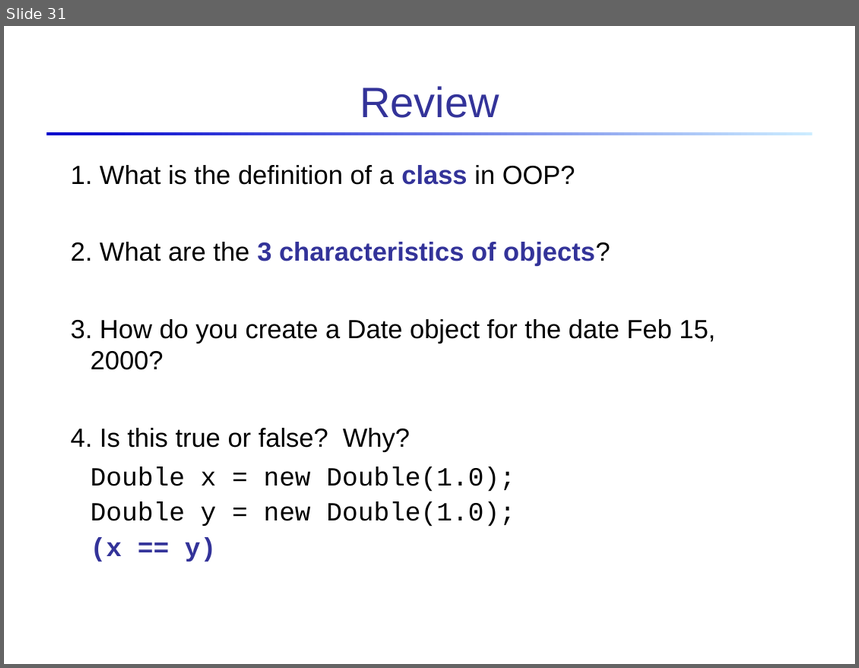
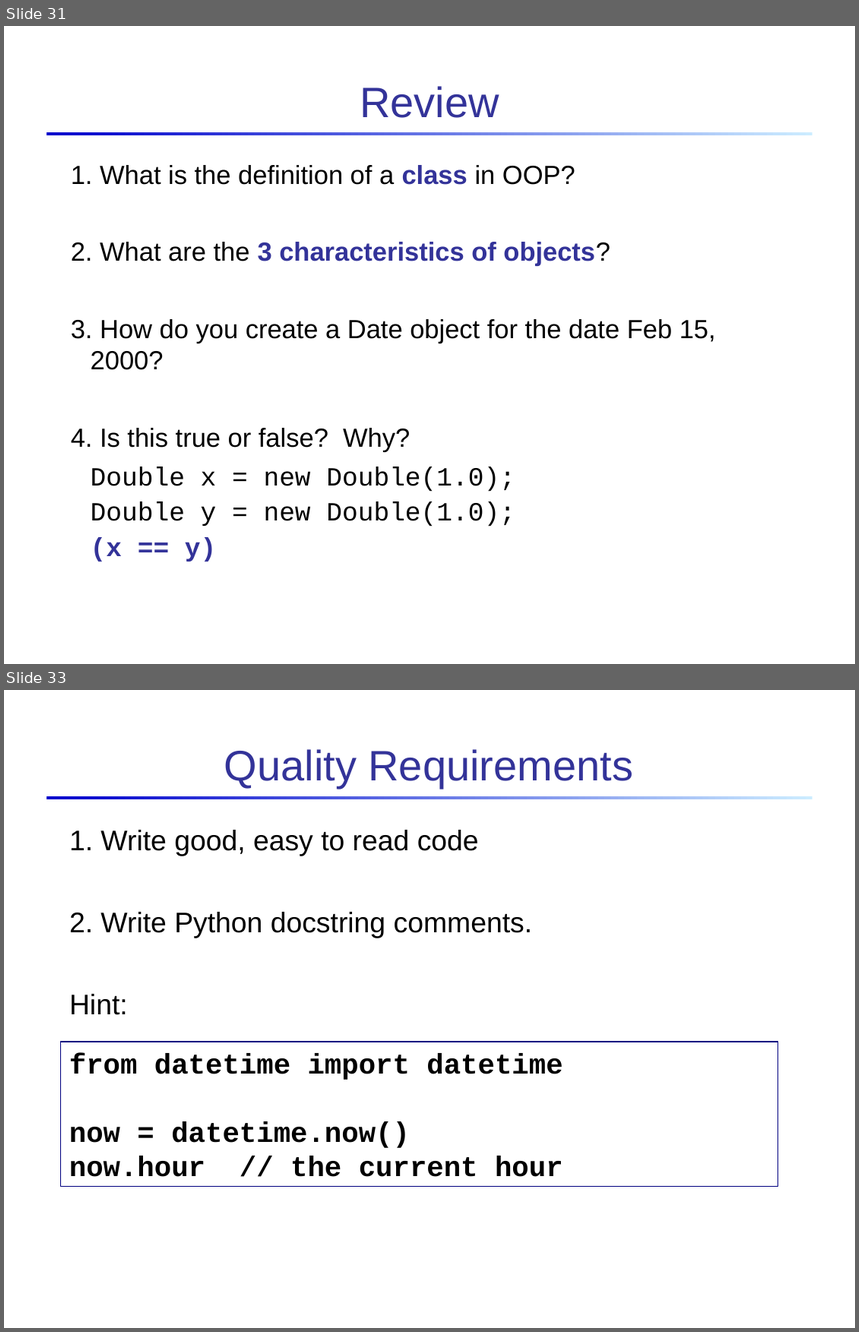
Before and after one commit to skeoop/skeoop.github.io, a slide deck: intro/Intro-to-Objects-Classes.ppt. Shown one above the other, each under a label of ours: slide 31 before the commit, slides 31 and 33 after it; the slides between them are not shown. The pictures are 859x668 and 859x1332 pixels, drawn with LibreOffice and Linux fonts; fonts in the diff are those of the drawing. Boxes give left, top, right and bottom in pixels: in the first picture for what was removed or moved away, otherwise in the second. Text is boxed around its words. In the diff, an @@ line names an element or a change of style, - is before the commit and + after.

```diff
--- a/intro/Intro-to-Objects-Classes.ppt
+++ b/intro/Intro-to-Objects-Classes.ppt
@@ slide 33 added at (4, 690, 855, 1328), background #FFFFFF; not listed: 1 template element that a slide beside it also shows @@
@@ title added at (224, 749, 633, 787), 36 pt, text #333399 @@
+Quality Requirements
@@ text added at (69, 830, 533, 1015), 24 pt, text #000000 @@
+1. Write good, easy to read code
+2. Write Python docstring comments.
+Hint:
@@ rectangle added at (61, 1042, 778, 1186), outline #000080 0.74 pt, 24 pt, text #000000, bold @@
+from datetime import datetime
+now = datetime.now()
+now.hour // the current hour
```
Also in this commit, not shown: 4 slides changed, 1 other slide added, 2 other files.
